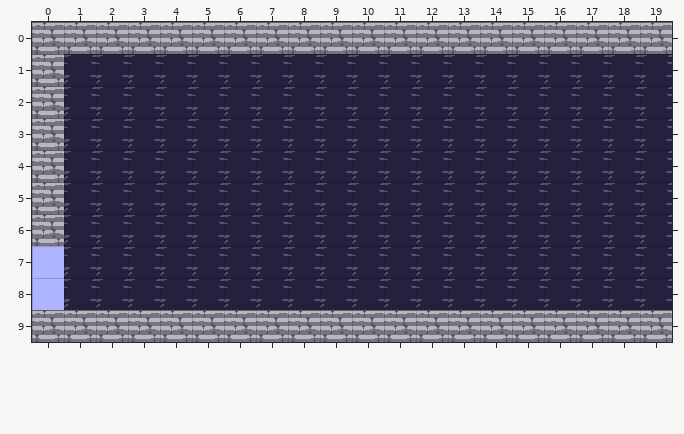
Tiled map -- DL40/Content/51.tmx. That is the earlier state.
Cells are 32x32 px. Shown: x 0..19, y 0..9.
The result:
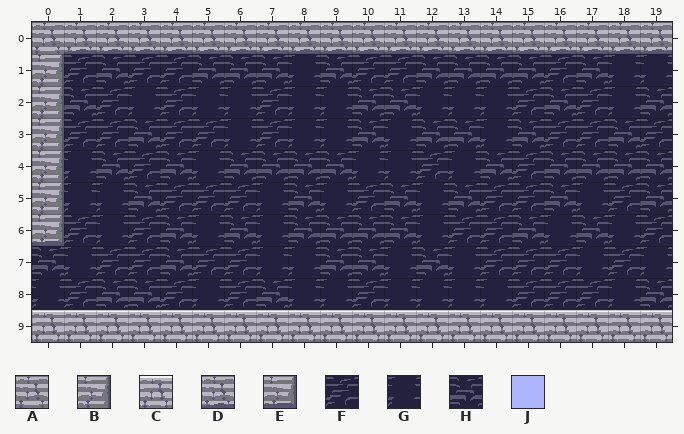
Key: from "tiletest": A 12, B 13, C 54, D 95, E 96, F 132, G 133, H 172, J 291.
_ is an empty cell.
Changes in this commit:
Layer "Tile Layer 1":
The author changed tile A to tile B in rows 1 to 5 at x 0.
The author changed tile A to tile C in row 9 at x 0 to 19.
The author changed tile A to tile D in row 0 at x 1 to 19.
The author changed tile A to tile E in row 6 at x 0.
The author changed tile G to tile F in row 1 at x 1, 3 to 4, 10 to 11 and 16; in row 2 at x 2, 4, 7, 15 and 17; in row 3 at x 1 to 2, 4 to 5, 7, 16 to 17 and 19; in row 4 at x 3, 12 and 15; in row 5 at x 4 to 6, 10, 14 to 15 and 18; in row 6 at x 1, 3, 13 to 14 and 19.
The author changed tile G to tile F in row 7 at x 2 to 3, 5 to 6, 14 to 16 and 18; in row 8 at x 1, 4, 6, 10 and 15 to 17.
The author changed tile J to tile G in row 8 at x 0.
The author changed tile G to tile H in row 1 at x 2, 5 to 7, 9, 12 to 15 and 17; in row 2 at x 1, 10 to 11, 16 and 19; in row 3 at x 3, 10, 12 to 13, 15 and 18; in row 4 at x 2, 4, 6 to 9, 14 and 16 to 19; in row 5 at x 3, 8, 11, 13, 16 and 19; in row 6 at x 4, 6, 8 to 11, 15 and 17.
The author changed tile G to tile H in row 7 at x 4, 9 to 10 and 12; in row 8 at x 2 to 3, 7 and 19.
The author changed tile J to tile H in row 7 at x 0.
